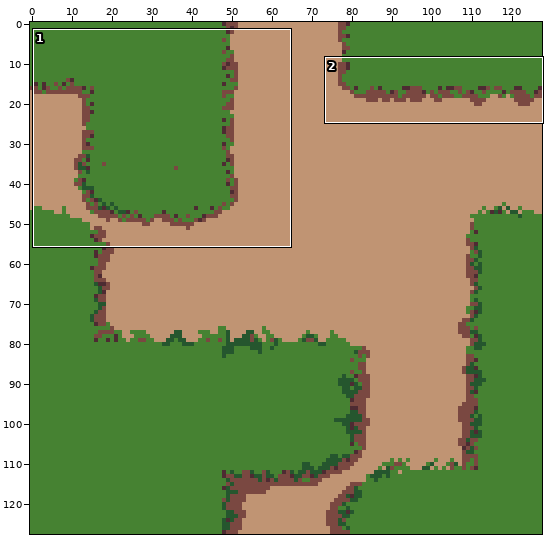
File history of a pixel-art file, Assets/Tiles.aseprite. Above, an overview of the earlier version with the close-up marked.
Close-up. Before the commit:
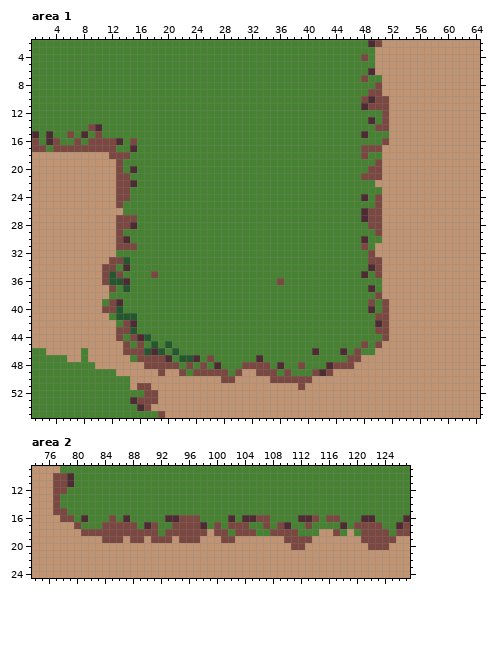
128x128 pixels, 1 frame. Shown: area 1: x 1..64, y 2..55; area 2: x 74..127, y 9..24. The commit also changed other parts of the picture, which this record leaves out.
The same view after the edit:
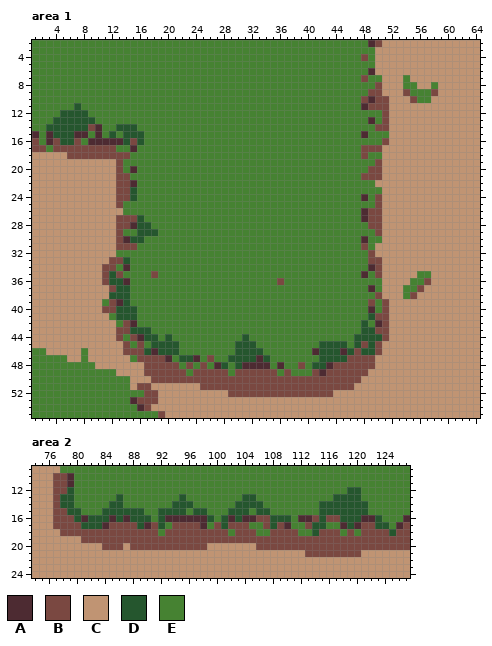
Palette (. is transparent): A #4d2b32  B #7a4841  C #c09473  D #25562e  E #468232
Change:
Area 1:
Colour B becomes colour A in row 15 at x 10; in row 16 at x 9 to 12; in row 48 at x 31 to 34.
Colour E becomes colour A in row 15 at x 7.
Colour C becomes colour B in row 9 at x 54 and 58; in row 10 at x 55; in row 18 at x 6 to 11; in row 36 at x 57; in row 37 at x 56; in row 38 at x 55.
Colour C becomes colour B in row 46 at x 50; in row 47 at x 48 to 49; in row 48 at x 47 to 49; in row 49 at x 17 to 18, 20 to 21, 31 to 32 and 44 to 48; in row 50 at x 18 to 27, 30 to 34 and 41 to 47; in row 51 at x 25 to 38 and 40 to 46.
Colour C becomes colour B in row 52 at x 29 to 43.
Colour B becomes colour D in row 15 at x 6.
Colour E becomes colour D in row 11 at x 7; in row 12 at x 5 to 8; in row 13 at x 4 to 9; in row 14 at x 3 to 8 and 13 to 15; in row 15 at x 4 to 5, 12 and 14 to 16; in row 16 at x 5 to 6, 14 and 16.
Colour E becomes colour D in rows 23 to 24 at x 15; in row 27 at x 16; in row 28 at x 16 to 17; in row 29 at x 16 to 18; in row 30 at x 15 to 16; in row 37 at x 13.
Colour E becomes colour D in row 38 at x 12 to 14; in row 39 at x 14; in row 40 at x 14 to 15; in row 41 at x 49; in row 42 at x 48; in row 43 at x 16 to 17 and 48 to 49.
Colour E becomes colour D in row 44 at x 18, 20, 31 and 47 to 50; in row 45 at x 19, 21, 30 to 32, 42 to 45, 47 and 49; in row 46 at x 20, 30 to 33, 42 to 44, 46 and 48 to 49; in row 47 at x 29 to 32, 34 and 42 to 45; in row 48 at x 28, 30 and 41 to 42.
Colour C becomes colour E in row 7 at x 54; in row 8 at x 54 to 55 and 58; in row 9 at x 55 to 57; in row 10 at x 56 to 57; in row 35 at x 56 to 57; in row 36 at x 55 to 56.
Colour C becomes colour E in row 37 at x 54 to 55; in row 38 at x 54.
Area 2:
Colour B becomes colour A in row 16 at x 85 and 95 to 97; in row 17 at x 84 and 120.
Colour E becomes colour A in row 16 at x 98.
Colour C becomes colour B in row 16 at x 77; in row 17 at x 77 to 79; in row 18 at x 78 to 80, 99, 115 to 116 and 119; in row 19 at x 81 to 83, 87, 90, 94, 98 to 100, 103 to 109, 114 to 120 and 126 to 127; in row 20 at x 84 to 86, 88 to 98, 106 to 110, 113 to 121 and 125 to 127; in row 21 at x 113 to 120.
Colour B becomes colour D in row 17 at x 123.
Colour E becomes colour D in row 12 at x 79 and 119 to 120; in row 13 at x 78 to 79, 86, 95, 104 to 105 and 117 to 120; in row 14 at x 78 to 79, 85 to 86, 94 to 96, 103 to 106 and 115 to 121; in row 15 at x 79 to 80, 84 to 89, 92 to 95, 97 to 98, 102 to 104, 106 to 107 and 115 to 121; in row 16 at x 80, 82 to 84, 86, 88 to 90, 92, 99, 101, 103, 108 to 110, 115, 118 to 120 and 123; in row 17 at x 81 to 83, 89, 92, 101, 108, 114 to 115, 119 and 124.
Colour E becomes colour D in row 18 at x 114 and 125.
Pixel boxes of the changes (left, top, right, bottom) in both close-ups:
changed: (403, 75, 438, 103)
changed: (46, 103, 144, 159)
changed: (130, 187, 158, 243)
changed: (109, 271, 431, 397)
changed: (53, 487, 410, 557)
